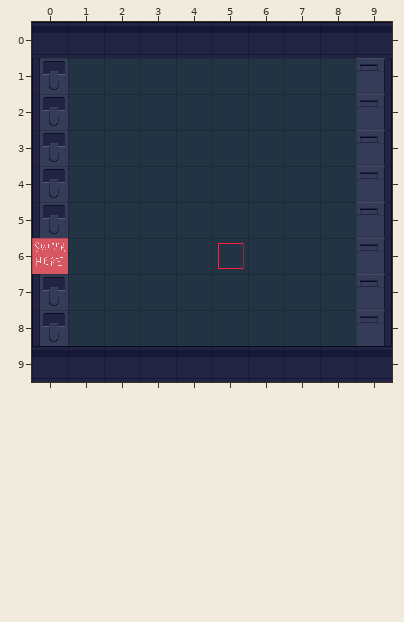
Tiled map -- tiledMaps/JohnsKitchen.tmx. The picture above was drawn from the file before the commit.
Cells are 40x40 px. Shown: x 0..9, y 0..9.
The same view after the edit:
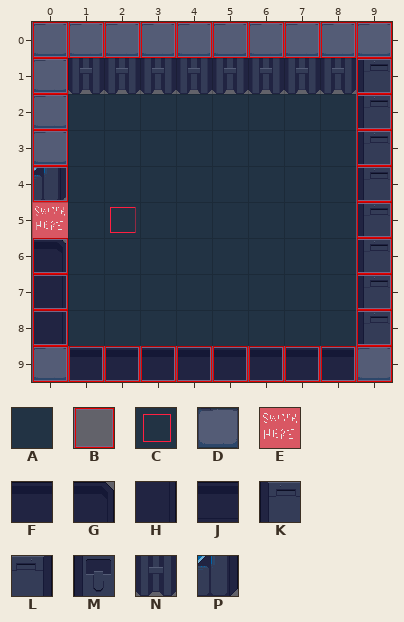
Key: from "AllTiles": A 0, B 1, C 2, D 4, E 24, F 26, G 27, H 30, J 35, K 37, L 39, M 49, N 63, P 76.
_ is an empty cell.
Message: johns apartment maps updated to current schema, more map work
Change:
Layer "Ground":
Tile M gives way to one hidden under a higher layer in row 5 at x 0.
Tile A replaces tile C in row 6 at x 5.
Tile D replaces tile J in row 0 at x 0 to 9; in row 9 at x 0 and 9.
Tile D replaces tile M in rows 1 to 3 at x 0.
Tile F replaces tile J in row 9 at x 1 to 8.
Tile G replaces tile E in row 6 at x 0.
Tile H replaces tile M in rows 7 to 8 at x 0.
Tile K replaces tile L in rows 1 to 8 at x 9.
Tile N replaces tile A in row 1 at x 1 to 8.
Tile P replaces tile M in row 4 at x 0.
Layer "Interactable":
Tile B is added in row 0 at x 0 to 9; in rows 1 to 4 at x 0 and 9; in row 5 at x 9; in rows 6 to 8 at x 0 and 9; in row 9 at x 0 to 9.
Tile C is added in row 5 at x 2.
Tile E is added in row 5 at x 0.
